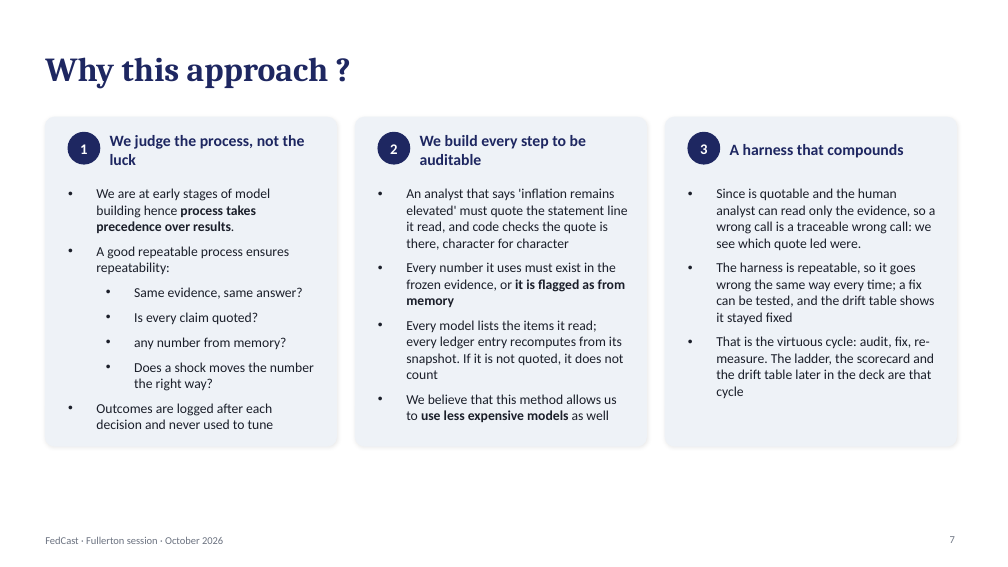
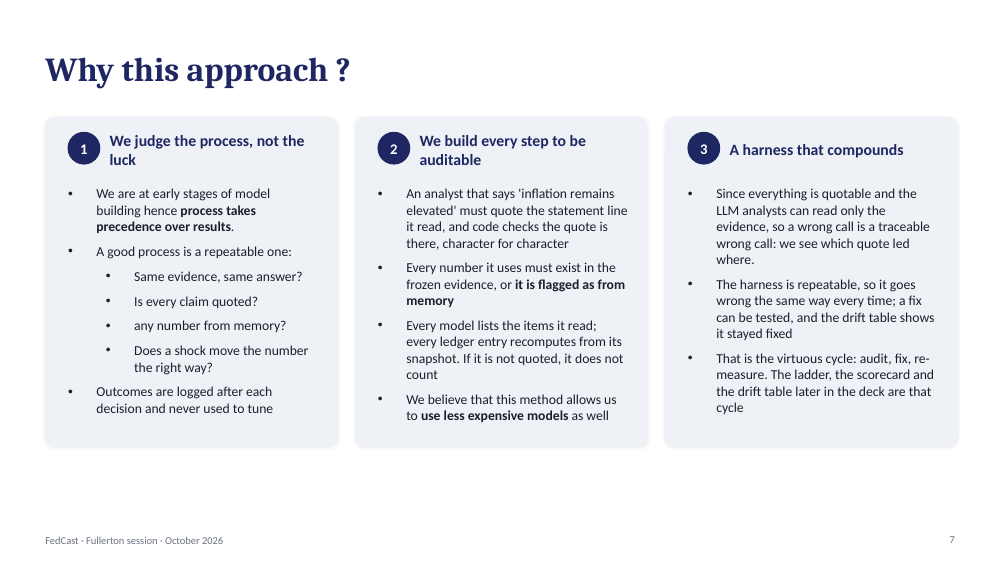
Before and after one commit to kmt112/fed-forecast, a slide deck: slide 7 of docs/FedCast_Fullerton.pptx. Drawn at 1008x567 pixels with LibreOffice and Linux fonts; fonts in the diff are those of the drawing. Boxes give left, top, right and bottom in pixels: in the first picture for what was removed or moved away, otherwise in the second. Text is boxed around its words. In the diff, an @@ line names an element or a change of style, - is before the commit and + after.

```diff
--- a/docs/FedCast_Fullerton.pptx
+++ b/docs/FedCast_Fullerton.pptx
@@ text at bbox=[716, 188, 930, 264]: text changed @@
-• Since is quotable and the human analyst can read only the evidence, so a wrong call is a traceable wrong call: we see which quote led were.
+• Since everything is quotable and the LLM analysts can read only the evidence, so a wrong call is a traceable wrong call: we see which quote led where.
@@ text at bbox=[96, 246, 292, 259]: text changed @@
-• A good repeatable process ensures repeatability:
+• A good process is a repeatable one:
@@ text at bbox=[134, 345, 309, 375]: text changed @@
-  • Does a shock moves the number the right way?
+  • Does a shock move the number the right way?
```
Also in this commit, not shown: 6 other slides changed, 1 other file.
